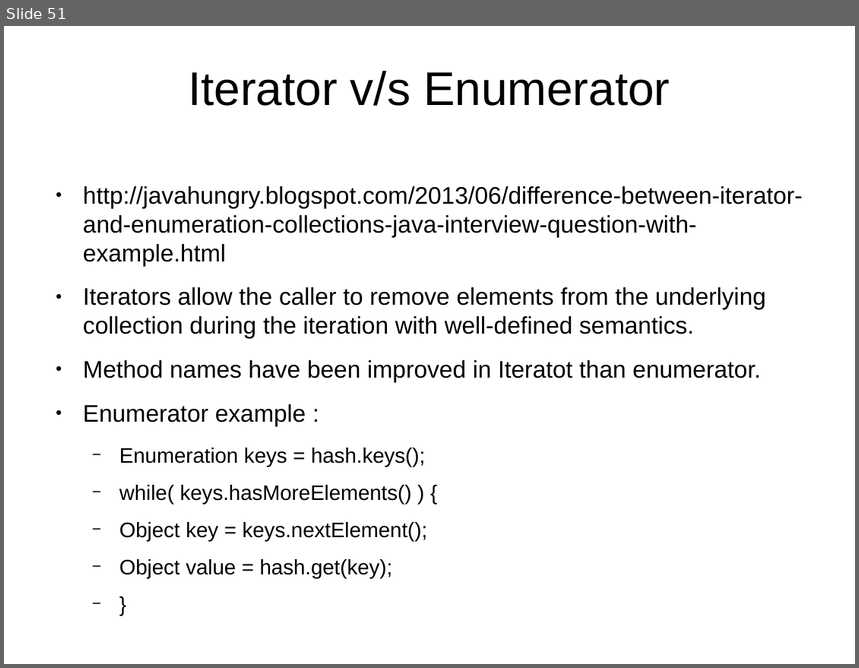
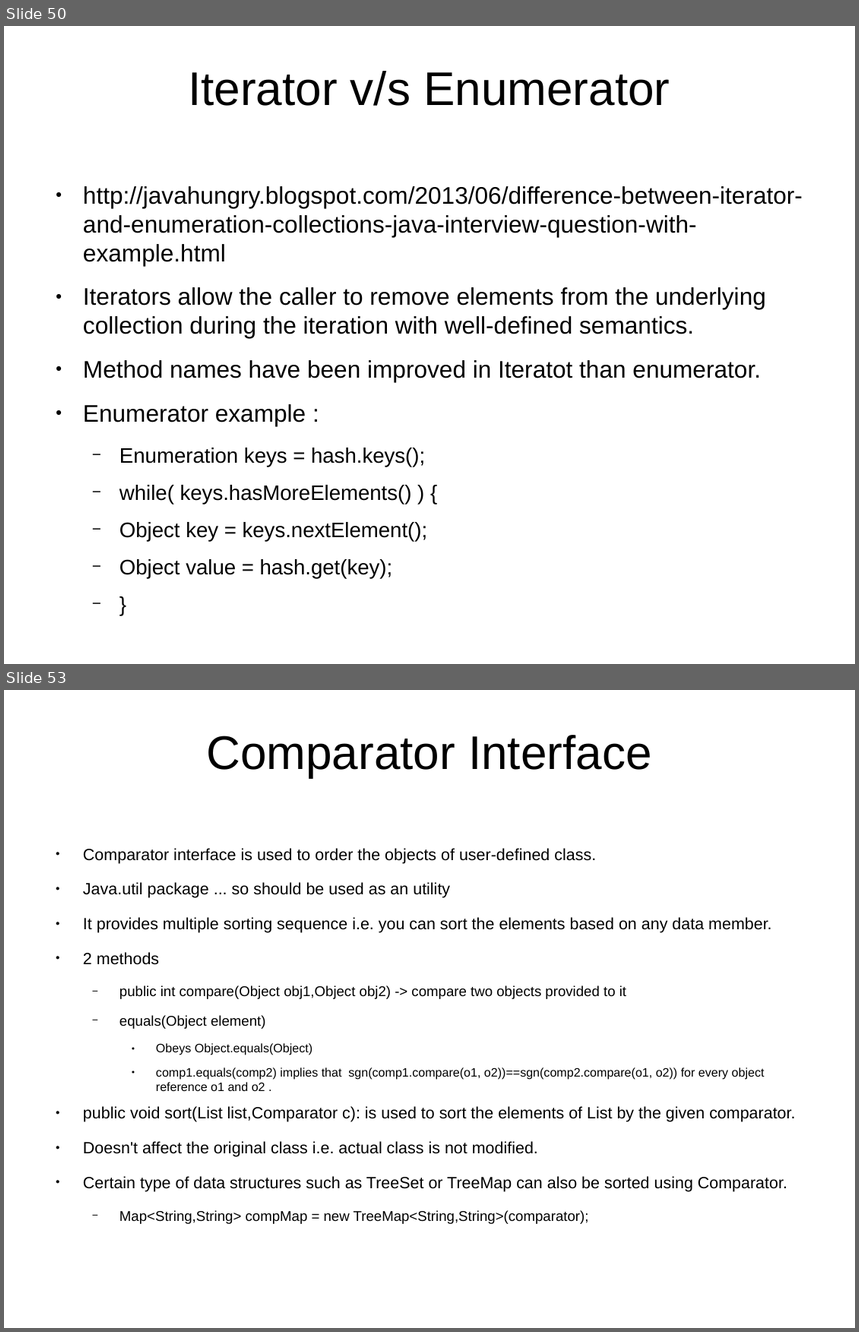
Before and after one commit to shikha-desai/Internship_PreWork, a slide deck: Java/Java_Notes.odp. Shown one above the other, each under a label of ours: slide 51 before the commit, slides 50 and 53 after it; the slides between them are not shown. The pictures are 859x668 and 859x1332 pixels, drawn with LibreOffice and Linux fonts; fonts in the diff are those of the drawing; background and template pictures are left out. Boxes give left, top, right and bottom in pixels: in the first picture for what was removed or moved away, otherwise in the second. Text is boxed around its words. In the diff, an @@ line names an element or a change of style, - is before the commit and + after.

Commit message:
Completed java collections, updated ls in Shell, updated delete truncate in SQL

```diff
--- a/Java/Java_Notes.odp
+++ b/Java/Java_Notes.odp
@@ slide 53 added at (4, 690, 855, 1328), background picture (left out) @@
@@ title added at (206, 735, 652, 778), 44 pt, text #000000 @@
+Comparator Interface
@@ text added at (83, 848, 795, 1224), 15.2 pt, text #000000 @@
+● Comparator interface is used to order the objects of user-defined class.
+● Java.util package ... so should be used as an utility
+● It provides multiple sorting sequence i.e. you can sort the elements based on any data member.
+● 2 methods
+  − public int compare(Object obj1,Object obj2) -> compare two objects provided to it
+  − equals(Object element)
+    ● Obeys Object.equals(Object)
+    ● comp1.equals(comp2) implies that sgn(comp1.compare(o1, o2))==sgn(comp2.compare(o1, o2)) for every object reference o1 and o2 .
+● public void sort(List list,Comparator c): is used to sort the elements of List by the given comparator.
+● Doesn't affect the original class i.e. actual class is not modified.
+● Certain type of data structures such as TreeSet or TreeMap can also be sorted using Comparator.
+  − Map<String,String> compMap = new TreeMap<String,String>(comparator);
@@ what was slide 51 is now slide 50 @@
```
Also in this commit, not shown: 4 slides changed, 12 other slides added, 1 slide removed, 5 other files.
